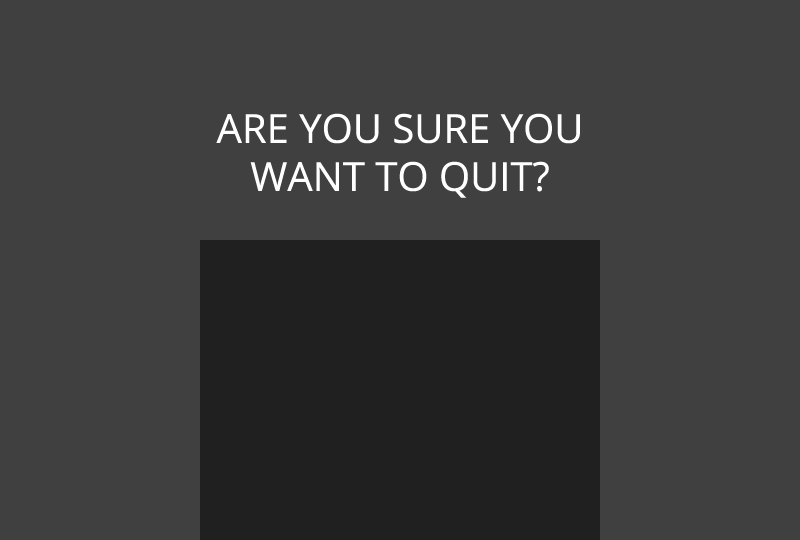
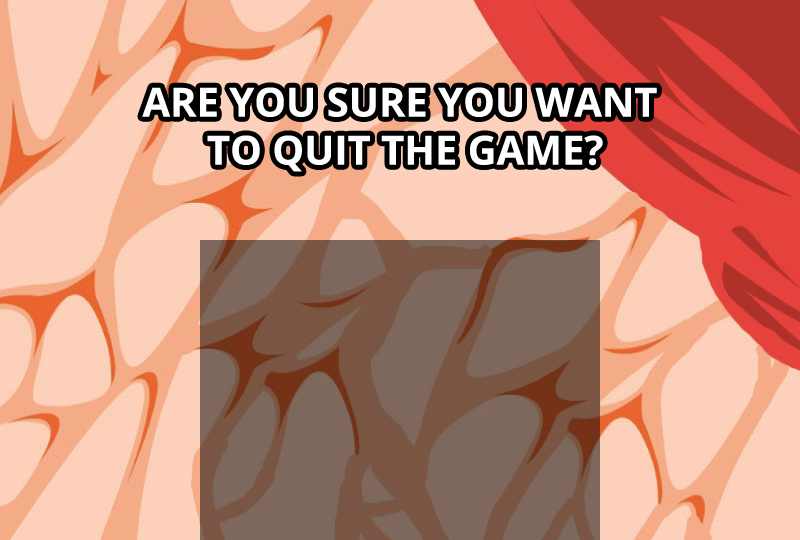
Comparing the layer stacks of the two 800x540 images. Changes:
renamed "ARE YOU SURE YOU WANT TO QUIT?" to "ARE YOU SURE YOU WANT TO QUIT THE GAME?", painted on it over [142, 87, 657, 198]
renamed "Layer 1" to "Layer 4", opacity 75% → 100%, painted on it over [0, 0, 800, 540]
